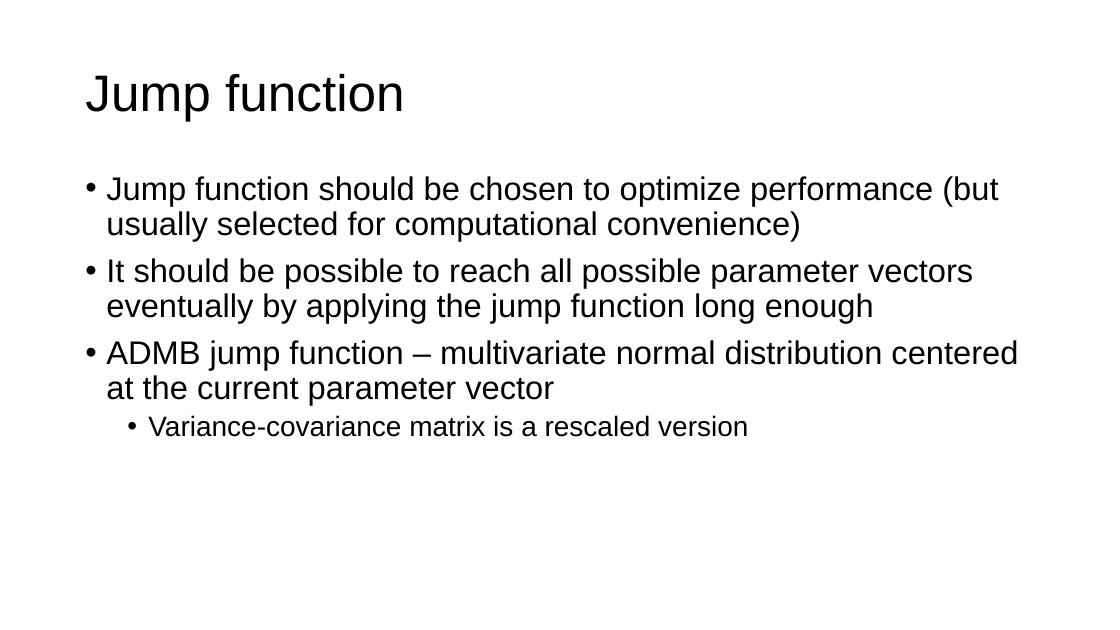
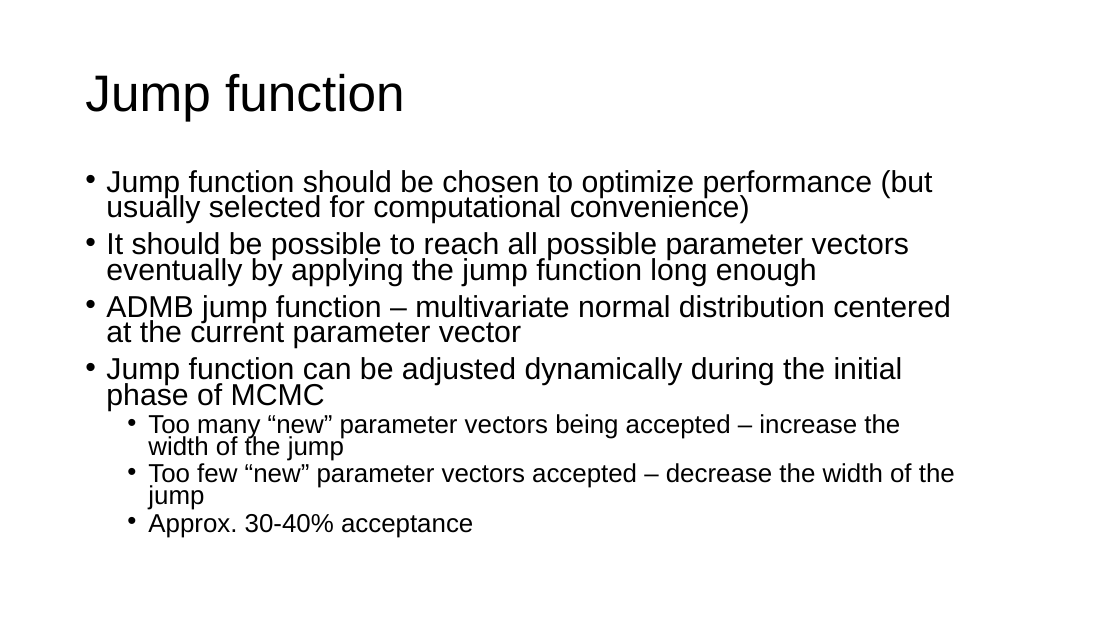
Before and after one commit to merrillrudd/ADMB_course, a slide deck: slide 16 of Day2/2c_Uncertainty/Uncertainty.pptx (slide 13 before the commit). Drawn at 1120x630 pixels with LibreOffice and Linux fonts; fonts in the diff are those of the drawing. Boxes give left, top, right and bottom in pixels: in the first picture for what was removed or moved away, otherwise in the second. Text is boxed around its words. In the diff, an @@ line names an element or a change of style, - is before the commit and + after.

```diff
--- a/Day2/2c_Uncertainty/Uncertainty.pptx
+++ b/Day2/2c_Uncertainty/Uncertainty.pptx
@@ text at <box>106,170,951,348</box>: size 28 to 25.9 pt in "Jump function should be chosen to optimize ...", "It should be possible to reach all ...", "ADMB jump function – multivariate normal distribution ..."; line spacing 0.9 to 0.7 @@
@@ text at <box>106,357,955,538</box>: text changed; size 24 to 22.2 pt @@
-  • Variance-covariance matrix is a rescaled version
+• Jump function can be adjusted dynamically during the initial phase of MCMC
+  • Too many “new” parameter vectors being accepted – increase the width of the jump
+  • Too few “new” parameter vectors accepted – decrease the width of the jump
+  • Approx. 30-40% acceptance
```
Also in this commit, not shown: 4 slides added, 45 other files.
